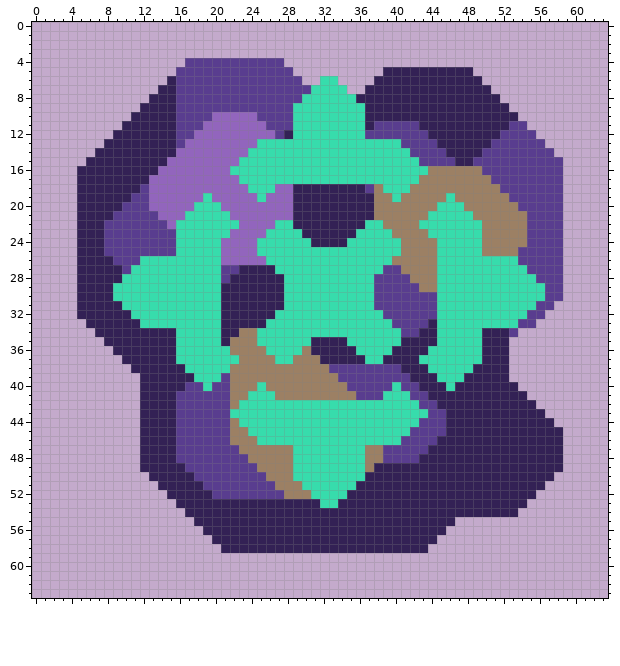
Pixel-art sprite: assets/sprites/ui/sectors/sector-xenrose-Kirmite-Archipelago.png. The picture above is the old version.
The file is 64x64 pixels.
After the commit:
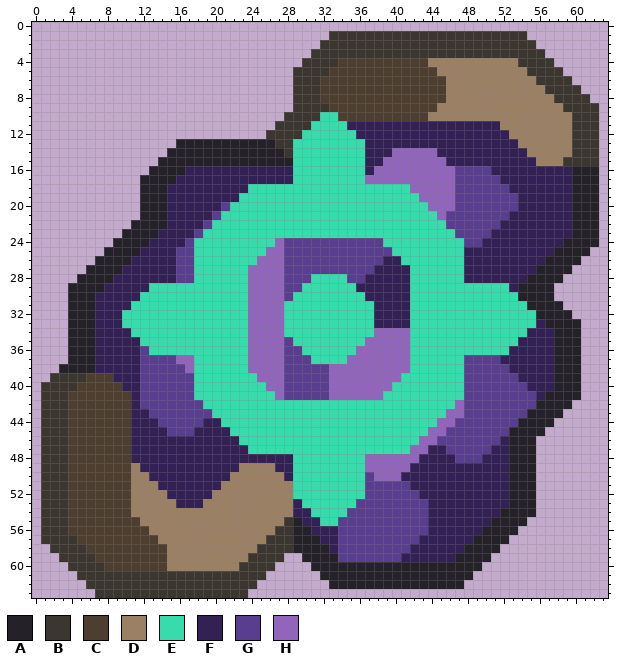
Palette (. is transparent): A #242129  B #3c3630  C #4d3e2f  D #9c8064  E #37dcac  F #332155  G #593d8f  H #9265bd
The edit:
Changed rows in their new state; - is an unchanged pixel.
first column x 1:
 1 --------------------------------BBBBBBBBBBBBBBBBBBBBBB--------
 2 -------------------------------BBBBBBBBBBBBBBBBBBBBBBBB-------
 3 ------------------------------BBBBBBBBBBBBBBBBBBBBBBBBBB------
 4 ----------------...........--BBBBCCCCCCCCCCDDDDDDDDDDBBBB-----
 5 ---------------.............BBBBCCCCCCCCCCCCDDDDDDDDDDBBBB----
 6 --------------..............BBBCCCCCCCCCCCCCCDDDDDDDDDDBBBB---
 7 -------------...............BBBCCCCCCCCCCCCCCDDDDDDDDDDDBBBB--
 8 ------------................BBBCCCCCCCCCCCCCCDDDDDDDDDDDDBBBB-
 9 -----------.................BBBBCCCCCCCCCCCCDDDDDDDDDDDDDDBBBB
10 ----------.................BBBB--CCCCCCCCCCDDDDDDDDDDDDDDDDBBB
11 ---------.................BBBB----FF-FFFFF---------DDDDDDDDBBB
12 --------.................BBBB------FFFFFFFF--------FDDDDDDDBBB
13 -------........AAAAAAAAAAABB--------FFFFFFFF------FFFDDDDDDBBB
14 ------........AAAAAAAAAAAAAB--------FFFHHHHHF----FFFFFDDDDDBBB
15 -----........AAAAAAAAAAAAAAA--------FFHHHHHHHF--FFFFFFFDDDBBBB
16 ----........AAAAFFFFFFFFFFFF--------FHHHHHHHHHGGG-FFFFFFFFFAAA
17 ----.......AAAAFFFFFFFFFFFFF--------HHHHHHHHHHGGGG-FFFFFFFFAAA
18 ----.......AAAFFFFFFFFF---EEEEEEEEEEEE---HHHHHGGGGG-FFFFFFFAAA
19 ----.......AAAFFFFFFFFEE-EEEEEEEEEEEEEE-EEHHHHGGGGGG-FFFFFFAAA
20 ----.......AAAFFFFFFGEEEEEEEEEEEEEEEEEEEEEEHHHGGGGGGGFFFFFFAAA
21 ----.......AAAFFFFFG-EEEEEEEEEEEEEEEEEEEEEE-HGGGGGGGFFFFFFFAAA
22 ----......AAAAFFFFG---EEEE--EEEEEEEE--EEEE---GGGGGGFFFFFFFFAAA
23 ----.....AAAAFFFFG---EEEE----EEEEEE----EEEE---GGGGFFFFFFFFFAAA
24 ----....AAAAFFFFG---EEEE--HGGGGGGGGGGG--EEEE---GGFFFFFFFFFAAAA
25 ----...AAAAFFFFGG---EEEE-HHGGGGGGGGGGGG-EEEE---FFFFFFFFFFAAAA-
26 ----..AAAAFFFFFGG---EEEE-HHGGGGGGGGGGGFFEEEE---FFFFFFFFFAAAA--
27 ----.AAAAFFFFFFGG---EEEHHHHGGGGGGGGGGFFFFEEE---FFFFFFFFAAAA---
28 ----AAAA-FFFFFFGG---EEEHHHHGGG----GGFFFFFEEE---FFFFFFFAAAA----
29 ---AAAA-FFFF--------EEEHHHHGG------FFFFFFEEE--------FAAAA.----
30 ---AAA--FFF---------EEEHHHHG--------FFFFFEEE---------AAAA.----
31 ---AAA---F----------EEEHHHH----------FFFFEEE----------AAAA----
32 ---AAA---E----------EEEHHHH----------FFFFEEE----------EAAAA---
33 ---AAA---EE---------EEEHHHH----------FFFFEEE---------EEFAAAA--
34 ---AAA----EEEEE-----EEEHHHH----------HHHHEEE-----EEEEEFFFAAA--
35 ---AAAF----EEEE-----EEEHHHHG--EEEE--HHHHHEEE-----EEEEFFFFAAA--
36 ---AAAFF---GEEE------EEHHHHGGEEEEEEHHHHHHEE------EEEFFFFFAAA--
37 ---AAAFFF--GGGGHH-----EHHHHGGGEEEEHHHHHHHE-----GGGG-FFFFFAAA--
38 --AAAAFFFF-GGGGGH----EEHHHHGGGGGHHHHHHHHHEE----GGGGGFFFFFAAA--
39 -BBBBCCCFFFGGGGGG---EEEEHHHGGGGGHHHHHHHHEEEE---GGGGGGFFFFAAA--
40 BBBBCCCCCFFGGGGG-E-EEEEE-HHGGGGGHHHHHHH-EEEEE-EGGGGGGGFFFAAA--
41 BBBCCCCCCCFGGGG--EEEEEE---HGGGGGHHHHHH---EEEEEEGGGGGGGGFAAAA--
42 BBBCCCCCCCFGGGG---EEEE--------------------EEEEHGGGGGGGGAAAA---
43 BBBCCCCCCCF-GGG----EE----------------------EEHHGGGGGGGAAAA----
44 BBBCCCCCCCF--GG---FFEE--------------------EEHHGGGGGGGAAAA-----
45 BBBCCCCCCCF---G--FFFFEE------------------EEHHGGGGGGGAAAA..----
46 BBBCCCCCCCF----FFFFFFFEE----------------EEHHGGGGGGG-AAA...----
47 BBBCCCCCCCF----FFFFFFFFEEEEE--------EEEEEHH--GGGGG--AAA...----
48 BBBCCCCCCCF----FFFFFFFFFFFFF--------HHHHHH----GGG---AAA...----
49 BBBCCCCCCCD-----FFFFFFDD--FF--------HHHHH-----------AAA...----
50 BBBCCCCCCCDD-----FFFFDDDD--F--------GHHH------------AAA..-----
51 BBBCCCCCCCDDD-----FFDDDDDD--E------EGGGGG-----------AAA.------
52 BBBCCCCCCCDDDD-----DDDDDDDD-EE----EEGGGGGG----------AAA-------
53 BBBCCCCCCCDDDDD---DDDDDDDDDD-EE--EEGGGGGGGG---------AAA-------
54 BBBCCCCCCCDDDDDDDDDDDDDDDDDD--EEEEGGGGGGGGG--------AAAA-------
55 BBBCCCCCCCCDDDDDDDDDDDDDDDDBA--EEGGGGGGGGGG---FFFFAAAA--------
56 BBBCCCCCCCCCDDDDDDDDDDDDDDBBAA---GGGGGGGGGG--FFFFAAAA---------
57 BBBBCCCCCCCCCDDDDDDDDDDDDBBBAAA--GGGGGGGGG--FFFFAAAA----------
58 -BBBBCCCCCCCCCDDDDDDDDDDBBBBAAAA-GGGGGGGG--FFFFAAAA-----------
59 --BBBBCCCCCCCCDDDDDDDDDBBBB--AAAAGGGGGGGFFFFFFAAAA------------
60 ---BBBBCCCCCCCDDDDDDDDBBBB----AAAAAAAAAAAAAAAAAAA-------------
61 ----BBBBBBBBBBBBBBBBBBBBB------AAAAAAAAAAAAAAAAA--------------
62 -----BBBBBBBBBBBBBBBBBBB--------AAAAAAAAAAAAAAA---------------
63 ------BBBBBBBBBBBBBBBBB---------------------------------------
Where, in picture pixels (left, top, right, bottom), the same in both pictures:
changed: (41, 31, 599, 598)
